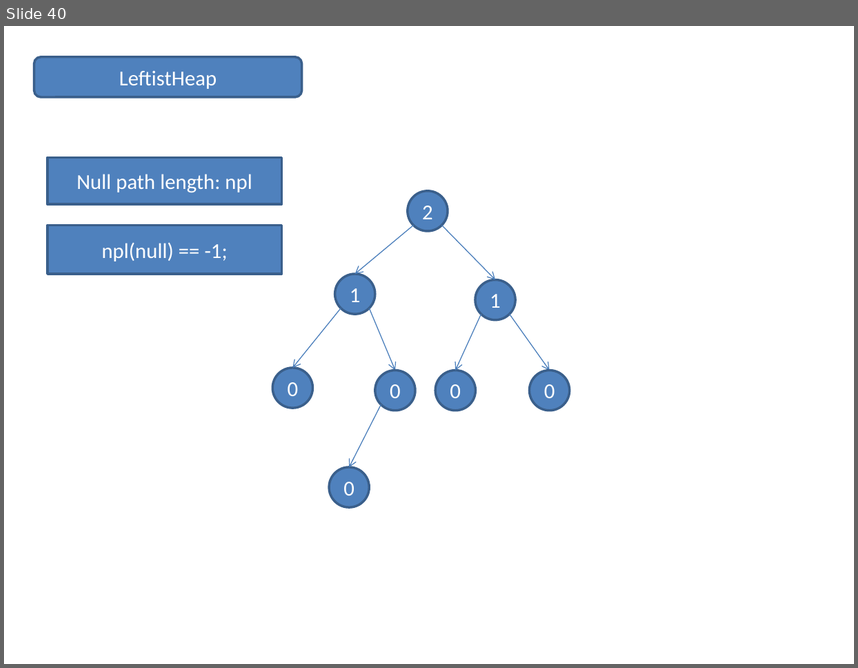
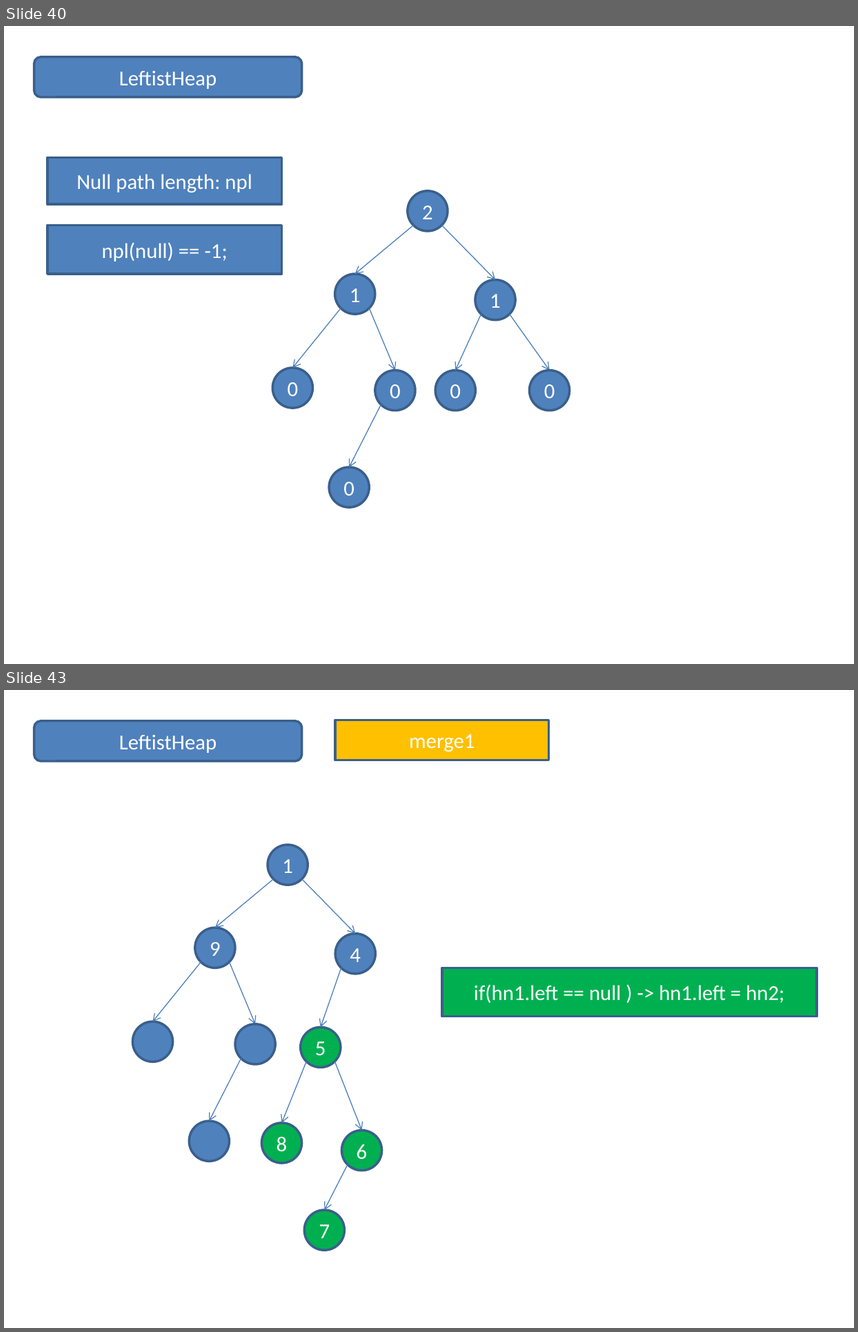
Before and after one commit to LearningPracticeTheory/Data-Structure, a slide deck: JDS6/JDS6.pptx. Shown one above the other, each under a label of ours: slide 40 before the commit, slides 40 and 43 after it; the slides between them are not shown. The pictures are 858x668 and 858x1332 pixels, drawn with LibreOffice and Linux fonts; fonts in the diff are those of the drawing. Boxes give left, top, right and bottom in pixels: in the first picture for what was removed or moved away, otherwise in the second. Text is boxed around its words. In the diff, an @@ line names an element or a change of style, - is before the commit and + after.

```diff
--- a/JDS6/JDS6.pptx
+++ b/JDS6/JDS6.pptx
@@ slide 43 added at (4,690,854,1328), background #FFFFFF @@
@@ rounded rectangle added at (34,720,301,760), fill #4F81BD, outline #3A5F8C 2 pt, 18 pt, text #FFFFFF @@
+LeftistHeap
@@ rectangle added at (335,720,549,760), fill #FFC000, outline #3A5F8C 2 pt, 18 pt, text #FFFFFF @@
+merge1
@@ ellipse added at (268,845,308,885), fill #4F81BD, outline #3A5F8C 2 pt, 18 pt, text #FFFFFF @@
+1
@@ arrow added from (274, 879) to (215, 927), #4B7EBC 0.75 pt @@
@@ arrow added from (301, 879) to (355, 933), #4B7EBC 0.75 pt @@
@@ ellipse added at (195,927,235,967), fill #4F81BD, outline #3A5F8C 2 pt, 18 pt, text #FFFFFF @@
+9
@@ ellipse added at (335,933,375,973), fill #4F81BD, outline #3A5F8C 2 pt, 18 pt, text #FFFFFF @@
+4
@@ arrow added from (201, 962) to (153, 1021), #4B7EBC 0.75 pt @@
@@ arrow added from (229, 962) to (256, 1024), #4B7EBC 0.75 pt @@
@@ arrow added from (341, 968) to (320, 1027), #4B7EBC 0.75 pt @@
@@ rectangle added at (441,968,817,1016), fill #00B050, outline #3A5F8C 2 pt, 18 pt, text #FFFFFF @@
+if(hn1.left == null ) -> hn1.left = hn2;
@@ ellipse added at (132,1021,172,1061), fill #4F81BD, outline #3A5F8C 2 pt @@
@@ ellipse added at (235,1024,275,1064), fill #4F81BD, outline #3A5F8C 2 pt @@
@@ ellipse added at (301,1027,341,1067), fill #00B050, outline #3A5F8C 2 pt, 18 pt, text #FFFFFF @@
+5
@@ arrow added from (241, 1058) to (209, 1121), #4B7EBC 0.75 pt @@
@@ arrow added from (307, 1061) to (282, 1123), #4B7EBC 0.75 pt @@
@@ arrow added from (335, 1061) to (362, 1130), #4B7EBC 0.75 pt @@
@@ ellipse added at (190,1121,229,1161), fill #4F81BD, outline #3A5F8C 2 pt @@
@@ ellipse added at (261,1123,301,1163), fill #00B050, outline #3A5F8C 2 pt, 18 pt, text #FFFFFF @@
+8
@@ ellipse added at (341,1130,381,1170), fill #00B050, outline #3A5F8C 2 pt, 18 pt, text #FFFFFF @@
+6
@@ arrow added from (348, 1164) to (324, 1210), #4B7EBC 0.75 pt @@
@@ ellipse added at (304,1210,344,1250), fill #00B050, outline #3A5F8C 2 pt, 18 pt, text #FFFFFF @@
+7
```
Also in this commit, not shown: 40 other slides added, 2 other files.
